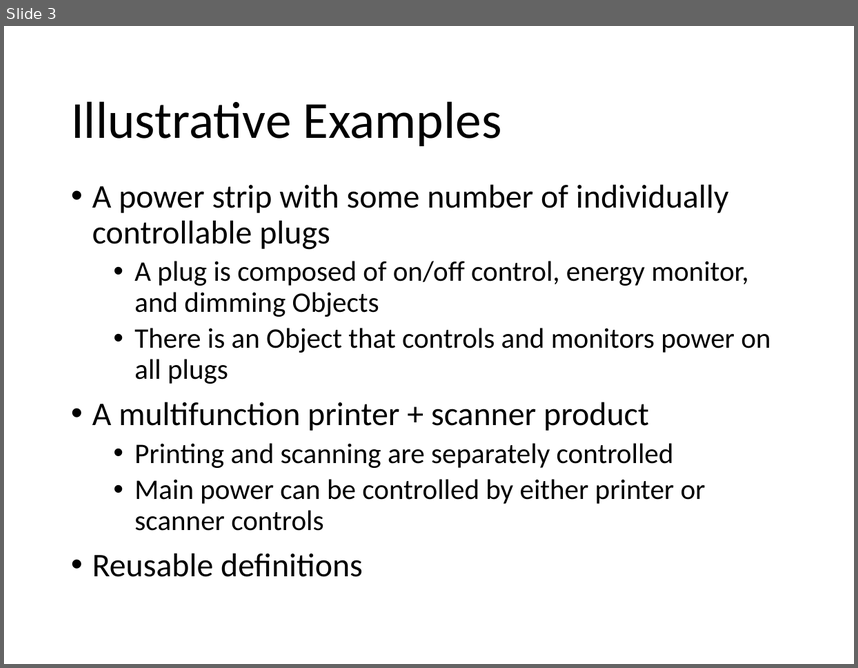
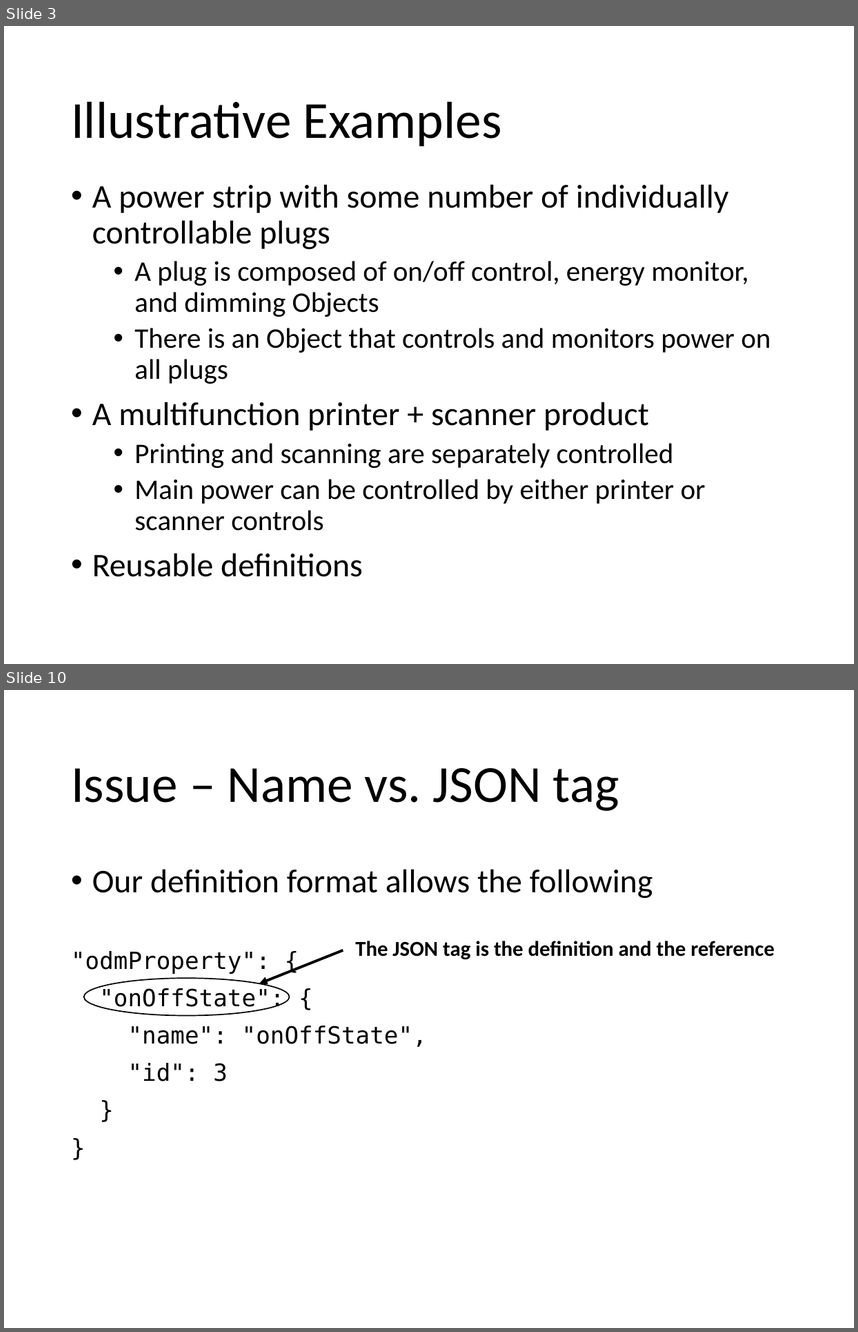
Before and after one commit to mjkoster/ODM-Examples, a slide deck: sdf-extensions.pptx. Shown one above the other, each under a label of ours: slide 3 before the commit, slides 3 and 10 after it; the slides between them are not shown. The pictures are 858x668 and 858x1332 pixels, drawn with LibreOffice and Linux fonts; fonts in the diff are those of the drawing. Boxes give left, top, right and bottom in pixels: in the first picture for what was removed or moved away, otherwise in the second. Text is boxed around its words. In the diff, an @@ line names an element or a change of style, - is before the commit and + after.

```diff
--- a/sdf-extensions.pptx
+++ b/sdf-extensions.pptx
@@ slide 10 added at (x1=4, y1=690, x2=854, y2=1328), background #FFFFFF @@
@@ title added at (x1=71, y1=768, x2=619, y2=811), 44 pt, text #000000 @@
+Issue – Name vs. JSON tag
@@ text added at (x1=71, y1=869, x2=653, y2=1081), 20 pt, text #000000 @@
+• Our definition format allows the following
+"odmProperty": {
+"onOffState": {
+"name": "onOffState",
+"id": 3
+}
+}
@@ arrow added from (343, 950) to (259, 983), #000000 2.25 pt @@
@@ text added at (x1=355, y1=940, x2=775, y2=960), 18 pt, text #000000, bold @@
+The JSON tag is the definition and the reference
@@ ellipse added at (x1=84, y1=978, x2=290, y2=1016), outline #000000 1 pt @@
```
Also in this commit, not shown: 5 slides changed, 3 other slides added, 2 slides removed, 2 other files.
